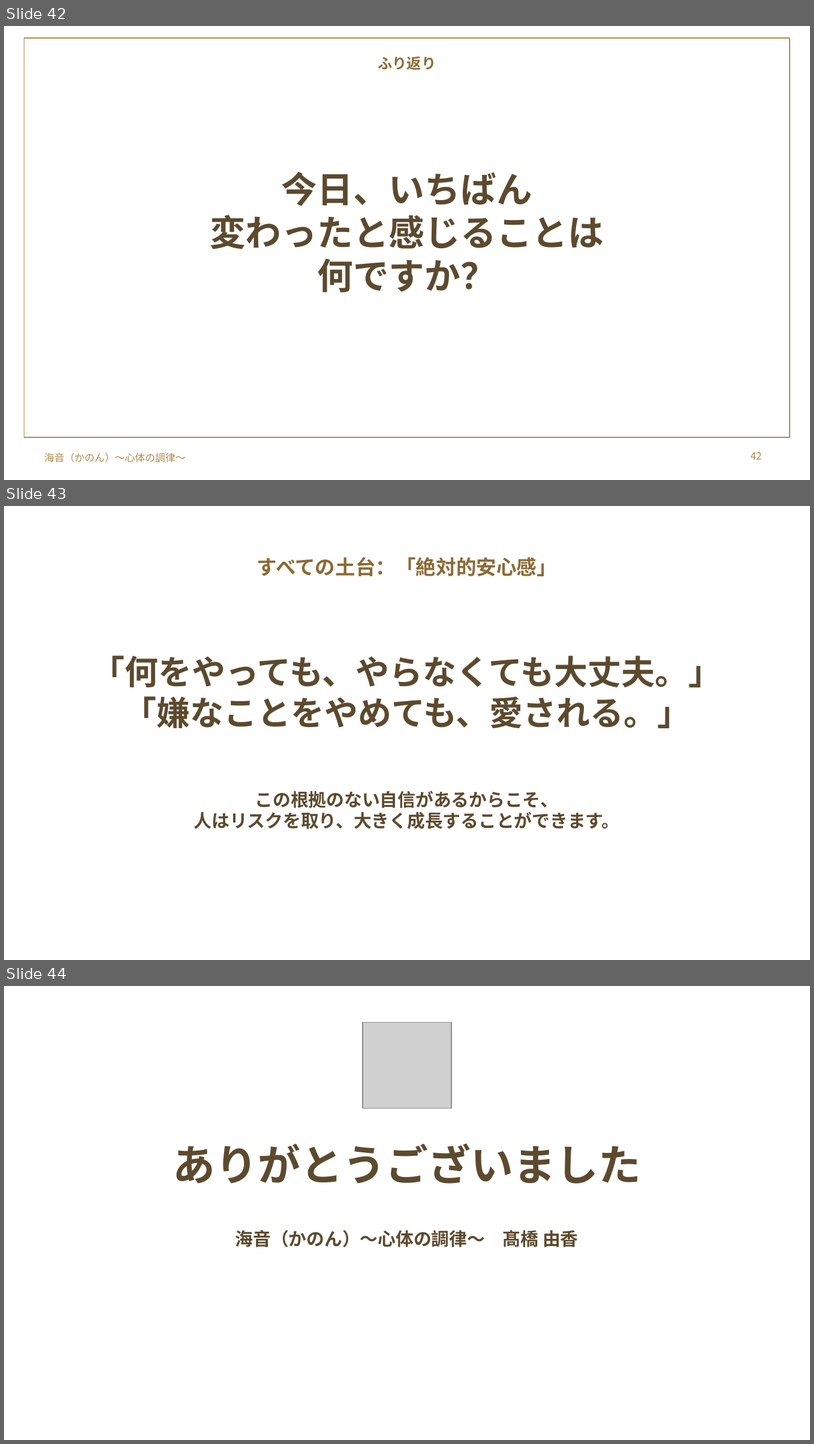
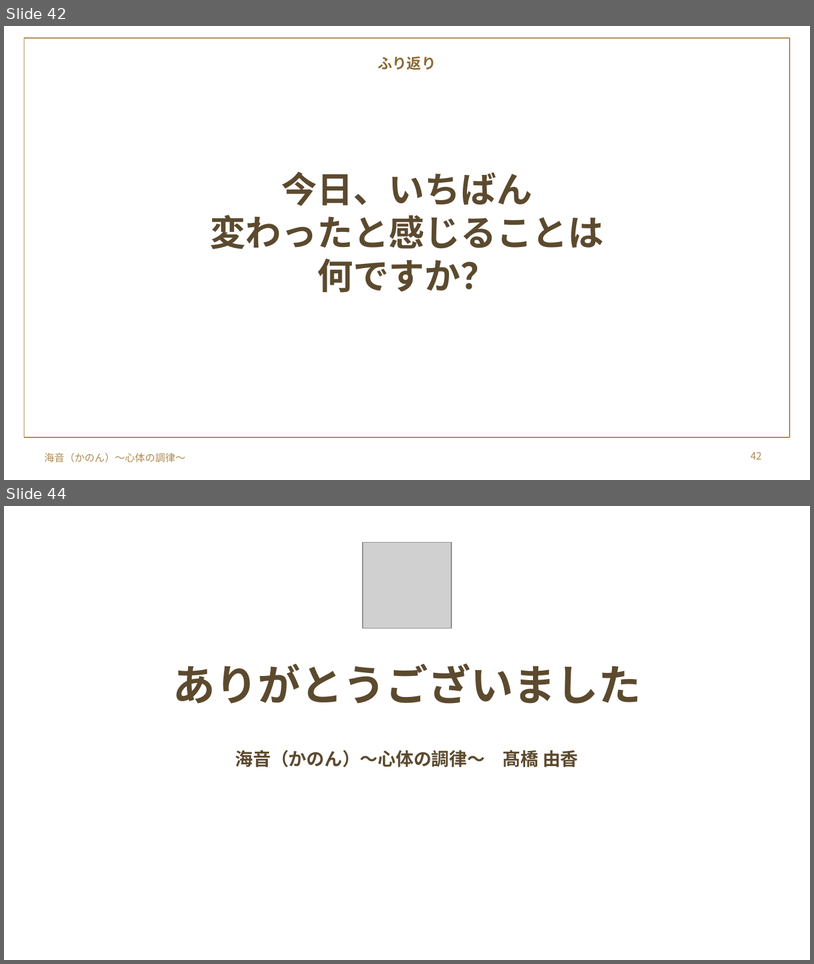
Before and after one commit to y-takahashi-cmd/MyBrain, a slide deck: 20_Projects/海音_心体の調律/単発/仁部あきえさん/20261028_仁部あきえさん_お金のブロック単発セッション.pptx. Shown one above the other, each under a label of ours: slides 42, 43 and 44 before the commit, slides 42 and 44 after it; the slides between them are not shown. The pictures are 814x1444 and 814x964 pixels, drawn with LibreOffice and Linux fonts; fonts in the diff are those of the drawing; grey boxes stand for pictures; background and template pictures are left out. Boxes give left, top, right and bottom in pixels: in the first picture for what was removed or moved away, otherwise in the second. Text is boxed around its words. In the diff, an @@ line names an element or a change of style, - is before the commit and + after.

```diff
--- a/20_Projects/海音_心体の調律/単発/仁部あきえさん/20261028_仁部あきえさん_お金のブロック単発セッション.pptx
+++ b/20_Projects/海音_心体の調律/単発/仁部あきえさん/20261028_仁部あきえさん_お金のブロック単発セッション.pptx
@@ slide 43 removed at bbox=[4, 506, 810, 960], background picture (left out) @@
@@ text removed at bbox=[257, 557, 557, 576] @@
-すべての土台：「絶対的安心感」
@@ text removed at bbox=[92, 655, 723, 728] @@
-「何をやっても、やらなくても大丈夫。」
-「嫌なことをやめても、愛される。」
@@ text removed at bbox=[194, 790, 620, 829] @@
-この根拠のない自信があるからこそ、
-人はリスクを取り、大きく成長することができます。
```
Also in this commit, not shown: 1 slide added.
